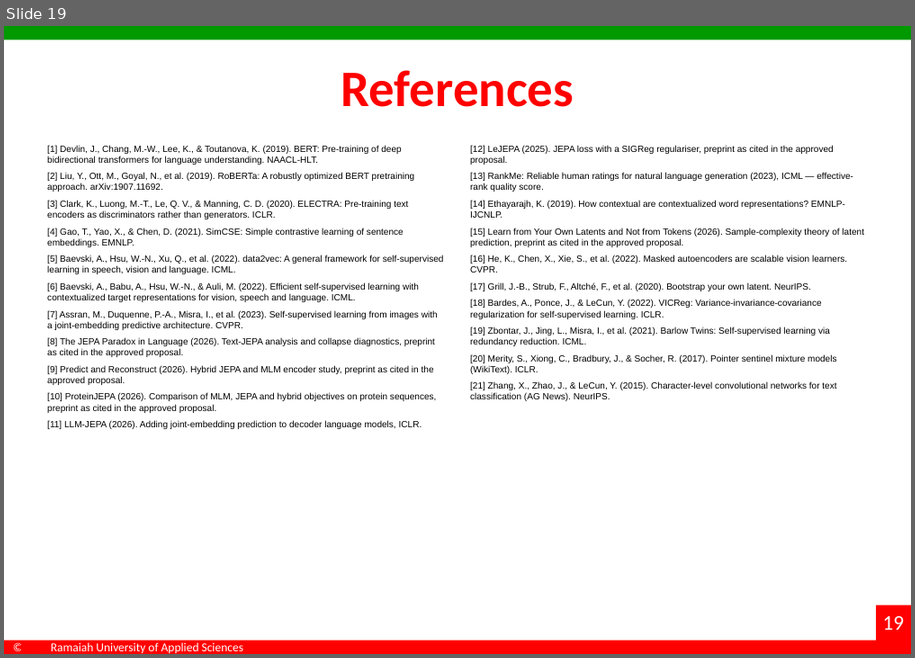
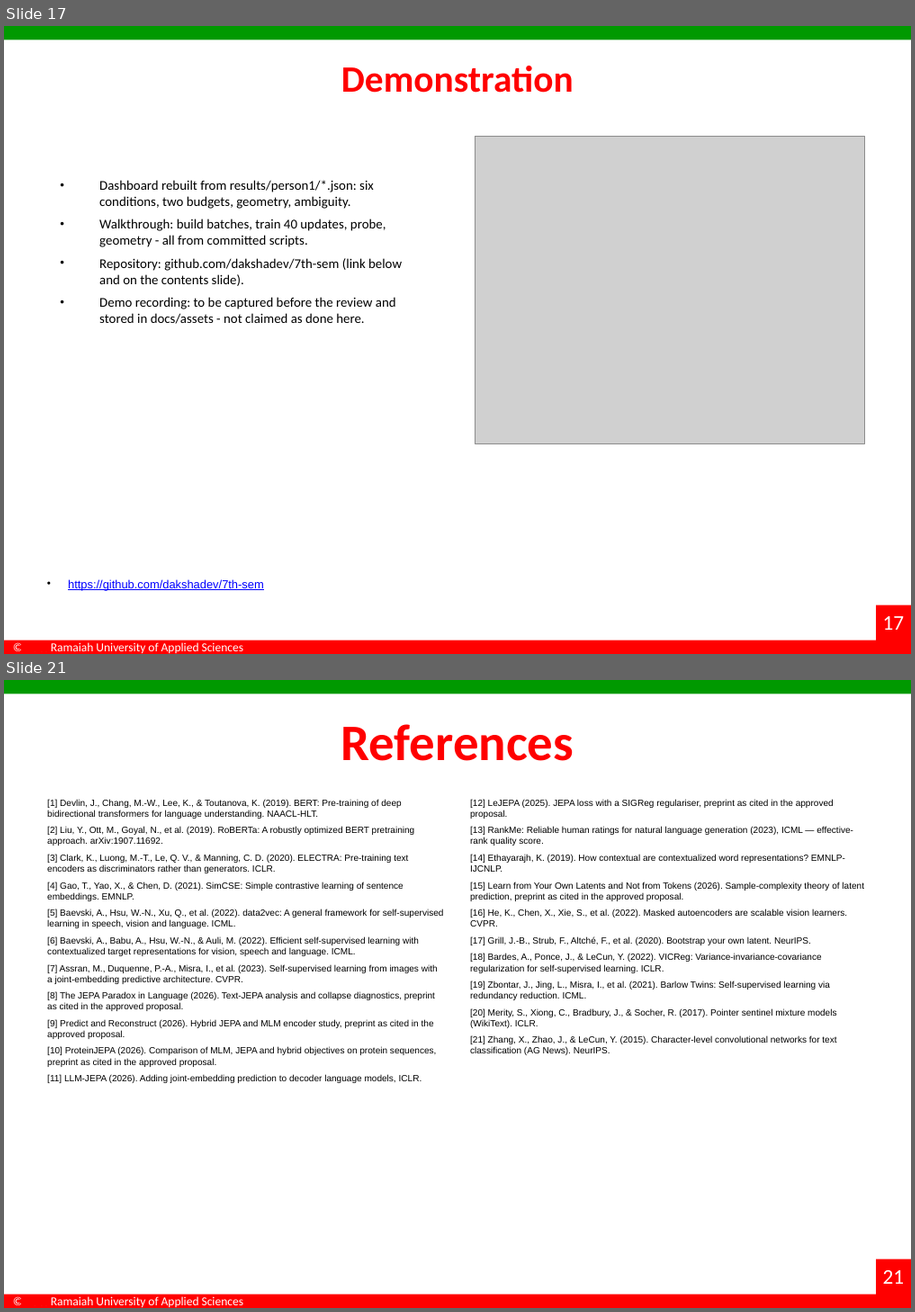
Before and after one commit to dakshadev/7th-sem, a slide deck: docs/Interim_Project_Presentation_7th-sem.pptx. Shown one above the other, each under a label of ours: slide 19 before the commit, slides 17 and 21 after it; the slides between them are not shown. The pictures are 915x658 and 915x1312 pixels, drawn with LibreOffice and Linux fonts; fonts in the diff are those of the drawing; grey boxes stand for pictures; background and template pictures are left out. Boxes give left, top, right and bottom in pixels: in the first picture for what was removed or moved away, otherwise in the second. Text is boxed around its words. In the diff, an @@ line names an element or a change of style, - is before the commit and + after.

Commit message:
docs(deck): module-wise evidence, hyperparameter table, dashboard, bullets on every slide
Second round of mentor feedback, applied:

- module-wise result screenshots as bullets: a new slide with four terminal captures (data, training,
  MLM control, evaluation) produced from real CPU runs on the cached WikiText/AG News data, with the
  captured logs committed under docs/assets/logs
- hyperparameter and training-parameter table: encoder, optimiser, schedule, masking, teacher, budget
  and seed settings, all read from configs and measured runs
- dashboard: docs/dashboard/index.html built from results/person1/*.json, screenshotted for the
  demonstration slide
- repository hyperlink on the contents slide and the demonstration slide
- methodology converted to a table of the five modules
- contents slide now states what each section holds
- a bullet character on every content paragraph (titles, tables, references and the thank-you slide
  are skipped)
- demo video: declared as not yet recorded rather than implied

The deck is built by driving PowerPoint itself (scripts/fill_deck_slides2.ps1, scripts/polish_deck.ps1)
with content from scripts/build_deck_payload.py. python-pptx produced packages PowerPoint refused to
open once slides were added to this deck, so it is no longer used for structural edits.

```diff
--- a/docs/Interim_Project_Presentation_7th-sem.pptx
+++ b/docs/Interim_Project_Presentation_7th-sem.pptx
@@ slide 17 added at [4,26,911,654], background #FFFFFF; not listed: 6 template elements that a slide beside it also shows @@
@@ title added at [342,66,574,93], 32 pt, text #FF0000, bold @@
+Demonstration
@@ picture added at [475,137,864,444] @@
@@ text added at [99,180,402,324], 11.5 pt, text #000000 @@
+• Dashboard rebuilt from results/person1/*.json: six conditions, two budgets, geometry, ambiguity.
+• Walkthrough: build batches, train 40 updates, probe, geometry - all from committed scripts.
+• Repository: github.com/dakshadev/7th-sem (link below and on the contents slide).
+• Demo recording: to be captured before the review and stored in docs/assets - not claimed as done here.
@@ text added at [68,580,264,590], 10 pt, text #0000FF, underline @@
+• https://github.com/dakshadev/7th-sem
@@ what was slide 19 is now slide 21 @@
@@ page number at [883,1270,905,1284]: text changed @@
-19
+21
```
Also in this commit, not shown: 5 slides changed, 3 other slides added, 2 slides removed, 26 other files.
